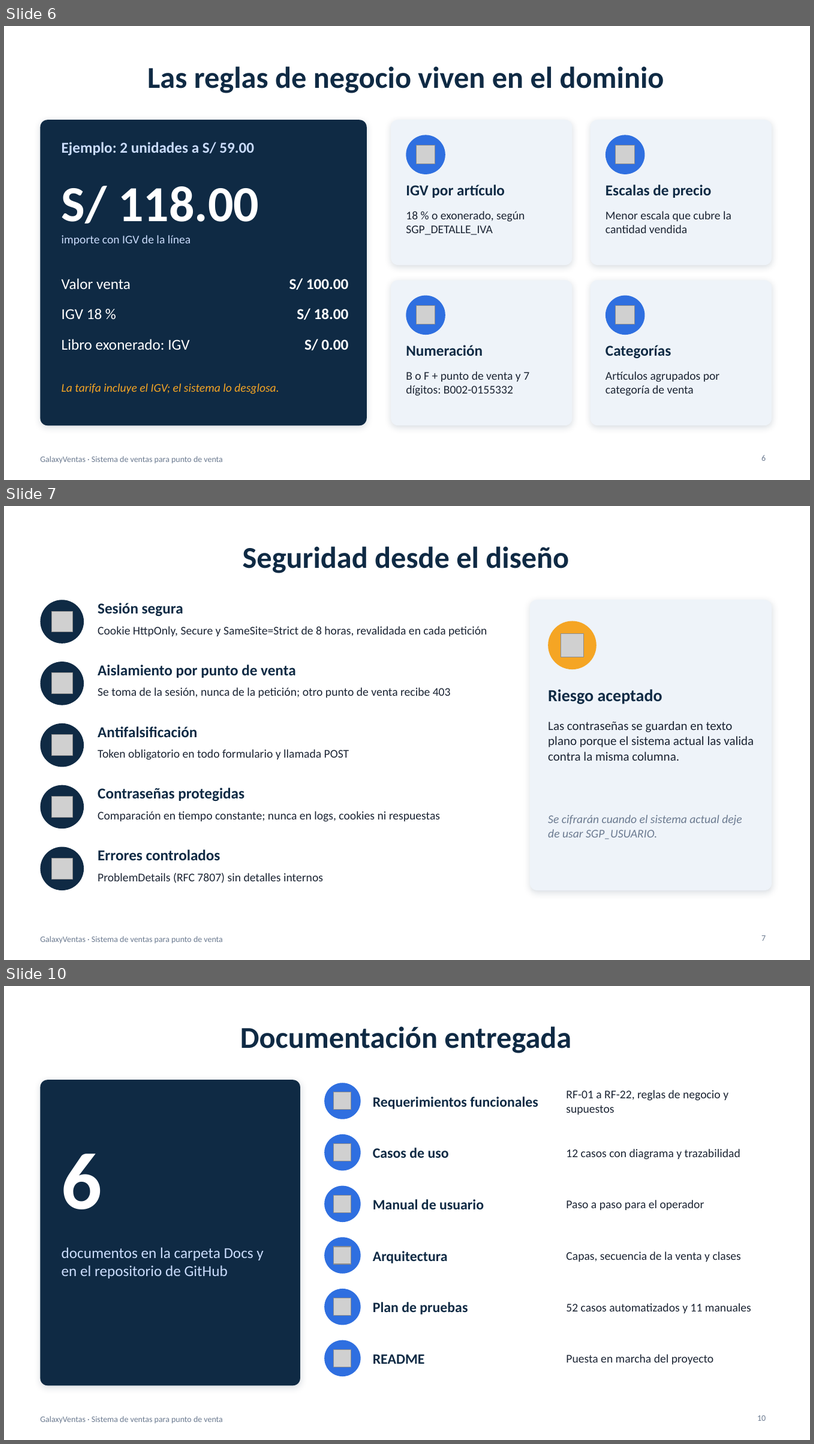
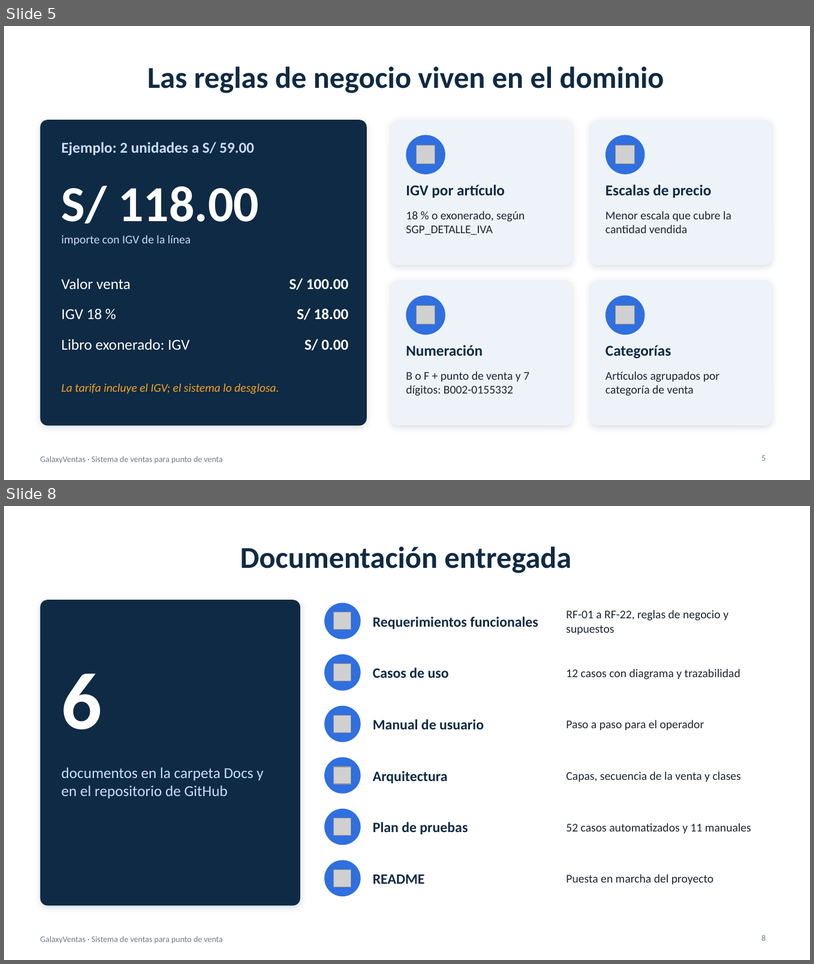
Before and after one commit to JuanElio/GalaxyVentas, a slide deck: Docs/GalaxyVentas-presentacion.pptx. Shown one above the other, each under a label of ours: slides 6, 7 and 10 before the commit, slides 5 and 8 after it; the slides between them are not shown. The pictures are 814x1444 and 814x964 pixels, drawn with LibreOffice and Linux fonts; fonts in the diff are those of the drawing; grey boxes stand for pictures. Boxes give left, top, right and bottom in pixels: in the first picture for what was removed or moved away, otherwise in the second. Text is boxed around its words. In the diff, an @@ line names an element or a change of style, - is before the commit and + after.

```diff
--- a/Docs/GalaxyVentas-presentacion.pptx
+++ b/Docs/GalaxyVentas-presentacion.pptx
@@ slide 7 removed at (4, 506, 810, 960), background #FFFFFF; not listed: 1 template element that a slide beside it also shows @@
@@ title removed at (243, 546, 569, 573) @@
-Seguridad desde el diseño
@@ ellipse removed at (40, 600, 84, 643) @@
@@ picture removed at (52, 611, 73, 633) @@
@@ text removed at (98, 603, 183, 616) @@
-Sesión segura
@@ rounded rectangle removed at (530, 600, 772, 890) @@
@@ text removed at (98, 626, 487, 636) @@
-Cookie HttpOnly, Secure y SameSite=Strict de 8 horas, revalidada en cada petición
@@ ellipse removed at (548, 621, 597, 669) @@
@@ picture removed at (561, 634, 584, 657) @@
@@ ellipse removed at (40, 661, 84, 705) @@
@@ text removed at (98, 664, 296, 678) @@
-Aislamiento por punto de venta
@@ picture removed at (52, 673, 73, 694) @@
@@ text removed at (98, 687, 451, 697) @@
-Se toma de la sesión, nunca de la petición; otro punto de venta recibe 403
@@ text removed at (548, 689, 663, 704) @@
-Riesgo aceptado
@@ text removed at (548, 721, 754, 760) @@
-Las contraseñas se guardan en texto plano porque el sistema actual las valida contra la misma columna.
@@ ellipse removed at (40, 723, 84, 767) @@
@@ picture removed at (52, 735, 73, 756) @@
@@ text removed at (98, 726, 197, 737) @@
-Antifalsificación
@@ text removed at (98, 749, 350, 760) @@
-Token obligatorio en todo formulario y llamada POST
@@ ellipse removed at (40, 785, 84, 828) @@
@@ text removed at (98, 787, 245, 801) @@
-Contraseñas protegidas
@@ picture removed at (52, 796, 73, 817) @@
@@ text removed at (98, 811, 440, 822) @@
-Comparación en tiempo constante; nunca en logs, cookies ni respuestas
@@ text removed at (548, 814, 743, 839) @@
-Se cifrarán cuando el sistema actual deje de usar SGP_USUARIO.
@@ ellipse removed at (40, 847, 84, 890) @@
@@ picture removed at (52, 858, 73, 879) @@
@@ text removed at (98, 849, 221, 861) @@
-Errores controlados
@@ text removed at (98, 873, 323, 883) @@
-ProblemDetails (RFC 7807) sin detalles internos
@@ page number removed at (762, 935, 766, 940) @@
-7
@@ what was slide 6 is now slide 5 @@
@@ page number at (762, 455, 766, 460): text changed @@
-6
+5
@@ what was slide 10 is now slide 8 @@
@@ page number at (762, 934, 766, 940): text changed @@
-10
+8
```
Also in this commit, not shown: 2 slides changed, 2 other slides removed.
